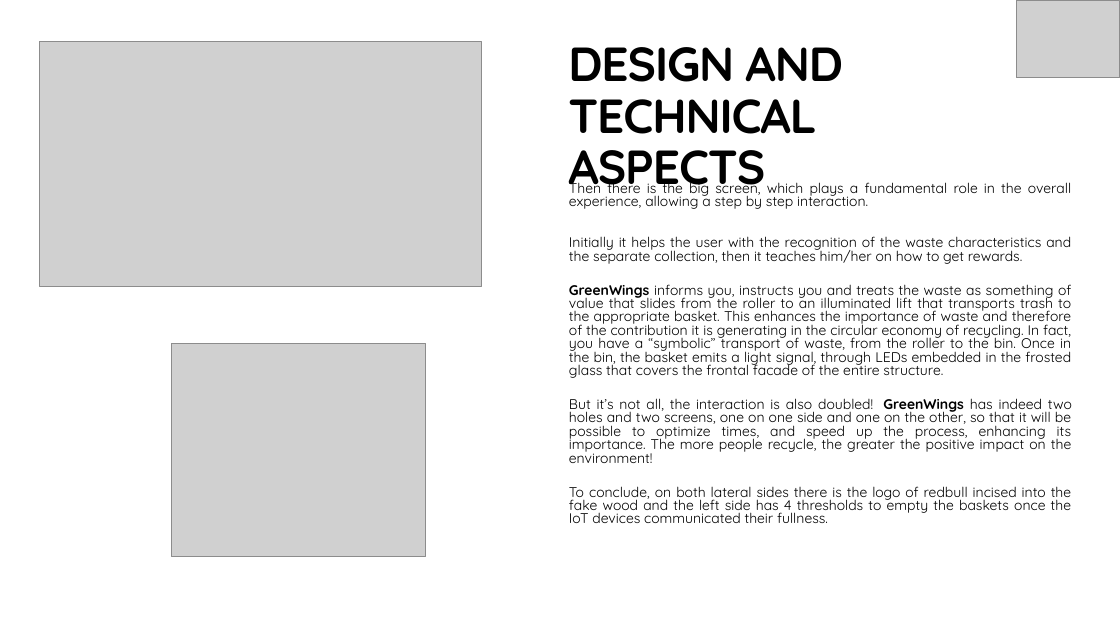
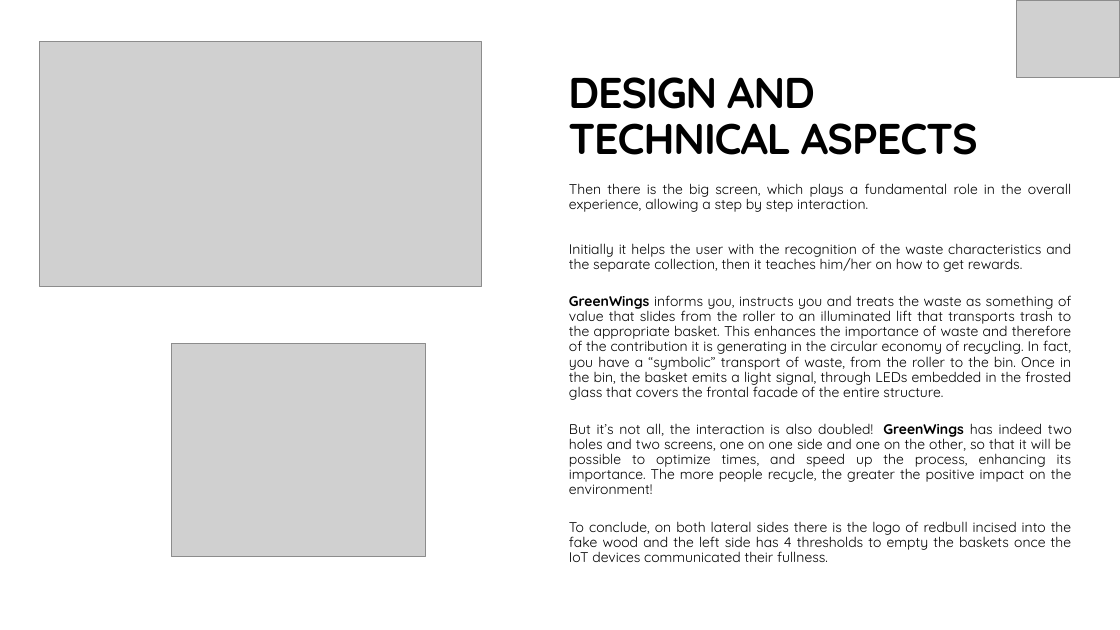
Before and after one commit to Annanardo/REDBULL---Wings-for-Sustainability, a slide deck: slide 5 of WingsforSustainability.pptx. Drawn at 1120x630 pixels with LibreOffice and Linux fonts; fonts in the diff are those of the drawing; grey boxes stand for pictures. Boxes give left, top, right and bottom in pixels: in the first picture for what was removed or moved away, otherwise in the second. Text is boxed around its words. In the diff, an @@ line names an element or a change of style, - is before the commit and + after.

```diff
--- a/WingsforSustainability.pptx
+++ b/WingsforSustainability.pptx
@@ title "DESIGN AND TECHNICAL ASPECTS" at (x1=568, y1=77, x2=978, y2=155): size 41 to 36.9 pt @@
@@ text "Then there is the big ..." at (x1=569, y1=183, x2=1072, y2=562): line spacing 0.8 to 0.9 @@
```
Also in this commit, not shown: 2 other slides changed, 1 slide added, 1 slide removed.
